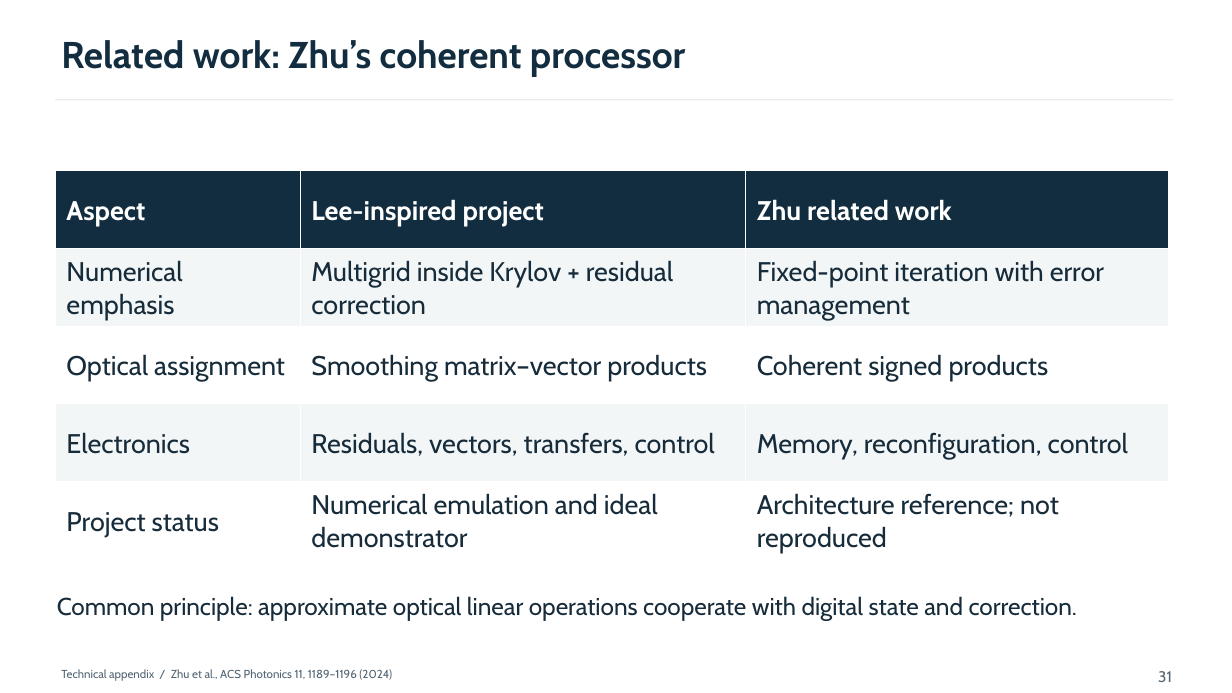
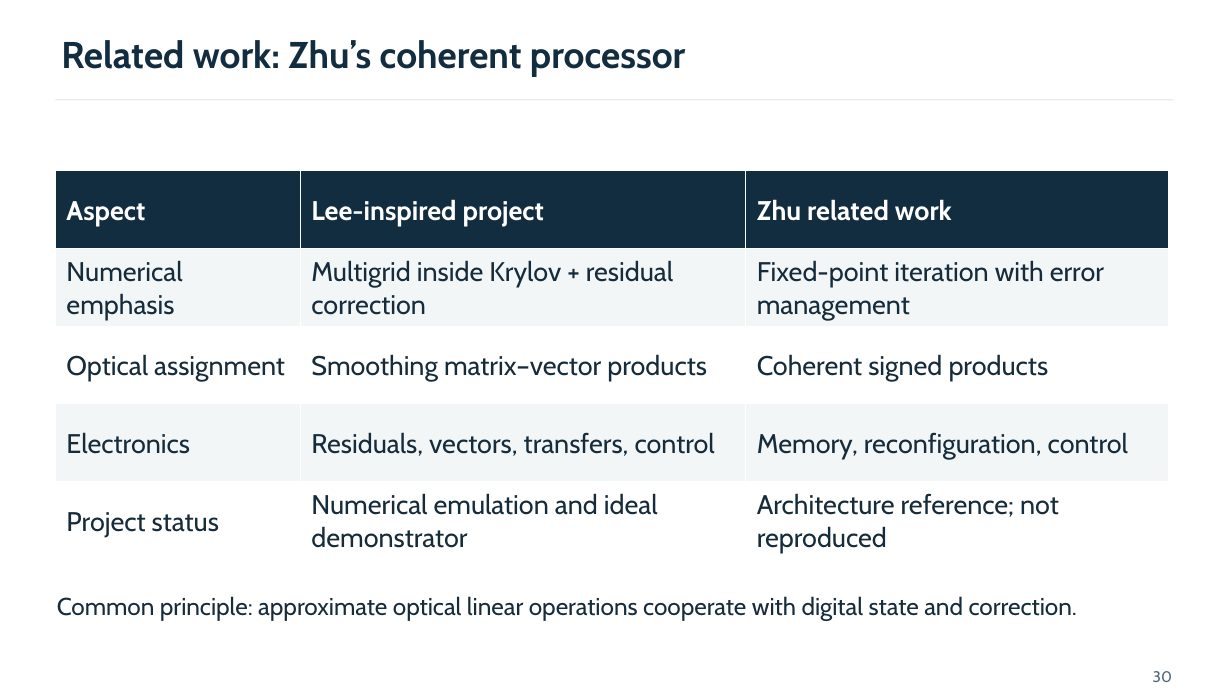
Before and after one commit to samarthdubey46/multigrid-pde-solver, a slide deck: slide 30 of presentation/build/photonic-pde-draft.pptx (slide 31 before the commit). Drawn at 1232x693 pixels with LibreOffice and Linux fonts; fonts in the diff are those of the drawing. Boxes give left, top, right and bottom in pixels: in the first picture for what was removed or moved away, otherwise in the second. Text is boxed around its words. In the diff, an @@ line names an element or a change of style, - is before the commit and + after.

```diff
--- a/presentation/build/photonic-pde-draft.pptx
+++ b/presentation/build/photonic-pde-draft.pptx
@@ text removed at [61,669,392,681] @@
-Technical appendix / Zhu et al., ACS Photonics 11, 1189–1196 (2024)
@@ text at [1153,671,1172,682]: text changed @@
-31
+30
```
Also in this commit, not shown: 32 other slides changed, 2 slides removed, 10 other files.
